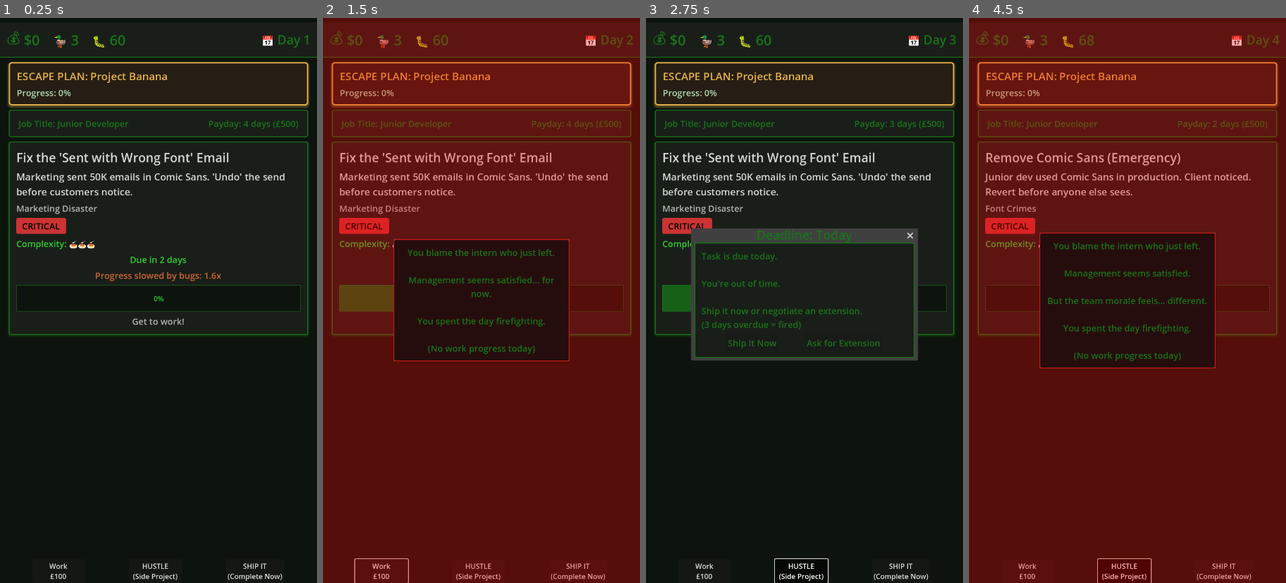
Above: before the commit, frames 1-4 (left to right).
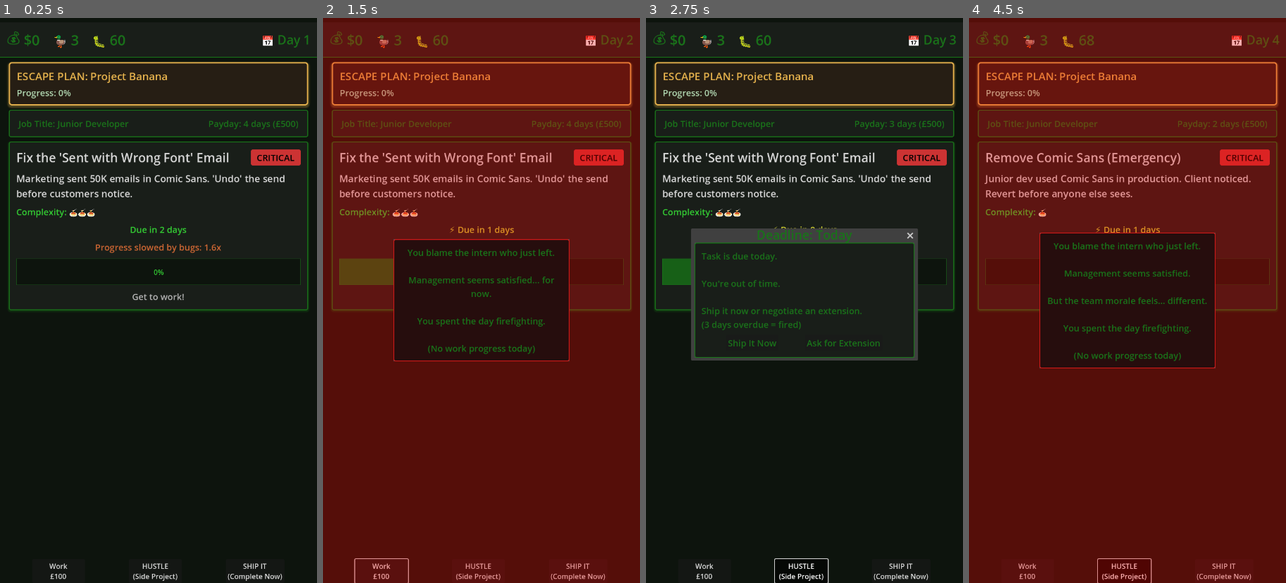
Above: after the commit, the same moments.

Repository: lmchoi/alt-f-this
Game: Godot game, scene res://scenes/game_ui.tscn
Two runs of this game, one before a commit and one after it. Both use one fixed random seed, a clock stepped at 60 frames per second and the inputs below.
Inputs:
- Up to frame 1 (0.25 s): no input
- Up to frame 2 (1.5 s): click "Work £100" at 0.5 s; click "The intern we just let go." at 1.25 s
- Up to frame 3 (2.75 s): click "HUSTLE (Side Project)" at 2 s
- Up to frame 4 (4.5 s): click "SHIP IT (Complete Now)" at 2.75 s; click "Ship It Now" at 3.5 s; click "The intern we just let go." at 4.25 s

The runs differ from the first frame. In frame 1, 4.0% of the frame differs, in the area x 2-98%, y 23-57%; in frame 2, 3.9%; in frame 3, 3.1%; in frame 4, 2.3%.

Commit message:
Move category next to title and remove favour text

Diff:
--- a/scenes/task_panel.gd
+++ b/scenes/task_panel.gd
@@ -28,7 +28,6 @@
 
 @onready var task_label := $"%TaskLabel"
 @onready var description_label := $"%DescriptionLabel"
-@onready var flavor_label := $"%FlavorLabel"
 @onready var complexity_label := $"%ComplexityLabel"
 @onready var badge_container := $"%BadgeContainer"
 @onready var deadline_label := $"%DeadlineLabel"
@@ -47,7 +46,6 @@
 	# Apply color palette
 	task_label.add_theme_color_override("font_color", COLOR_TEXT_STANDARD)
 	description_label.add_theme_color_override("font_color", COLOR_TEXT_STANDARD)
-	flavor_label.add_theme_color_override("font_color", COLOR_TEXT_SUBDUED)
 	complexity_label.add_theme_color_override("font_color", COLOR_BRIGHT_GREEN)
 	bug_impact_label.add_theme_color_override("font_color", COLOR_ORANGE)
 	ship_it_indicator.add_theme_color_override("font_color", COLOR_YELLOW)
@@ -137,10 +135,7 @@
 
 	return badge
 
-func _update_flavor_and_categories(flavor: String, categories: Array[String]):
-	# Set flavor text
-	flavor_label.text = flavor
-
+func _update_flavor_and_categories(_flavor: String, categories: Array[String]):
 	# Clear existing badges
 	for child in badge_container.get_children():
 		child.queue_free()
--- a/scenes/task_panel.tscn
+++ b/scenes/task_panel.tscn
@@ -32,15 +32,25 @@
 
 [node name="MainContainer" type="VBoxContainer" parent="MarginContainer"]
 layout_mode = 2
-theme_override_constants/separation = 8
+theme_override_constants/separation = 12
 
-[node name="TaskLabel" type="Label" parent="MarginContainer/MainContainer"]
+[node name="TitleRow" type="HBoxContainer" parent="MarginContainer/MainContainer"]
+layout_mode = 2
+theme_override_constants/separation = 10
+size_flags_horizontal = 3
+
+[node name="TaskLabel" type="Label" parent="MarginContainer/MainContainer/TitleRow"]
 unique_name_in_owner = true
 layout_mode = 2
 size_flags_horizontal = 3
 theme_override_font_sizes/font_size = 28
 text = "Fix CEO's PowerPoint"
 autowrap_mode = 3
+
+[node name="BadgeContainer" type="HBoxContainer" parent="MarginContainer/MainContainer/TitleRow"]
+unique_name_in_owner = true
+layout_mode = 2
+theme_override_constants/separation = 6
 
 [node name="DescriptionLabel" type="Label" parent="MarginContainer/MainContainer"]
 unique_name_in_owner = true
@@ -49,17 +59,6 @@
 theme_override_font_sizes/font_size = 22
 text = "Description goes here"
 autowrap_mode = 3
-
-[node name="FlavorLabel" type="Label" parent="MarginContainer/MainContainer"]
-unique_name_in_owner = true
-layout_mode = 2
-theme_override_font_sizes/font_size = 20
-text = "Design Hell"
-
-[node name="BadgeContainer" type="HBoxContainer" parent="MarginContainer/MainContainer"]
-unique_name_in_owner = true
-layout_mode = 2
-theme_override_constants/separation = 6
 
 [node name="ComplexityLabel" type="Label" parent="MarginContainer/MainContainer"]
 unique_name_in_owner = true
